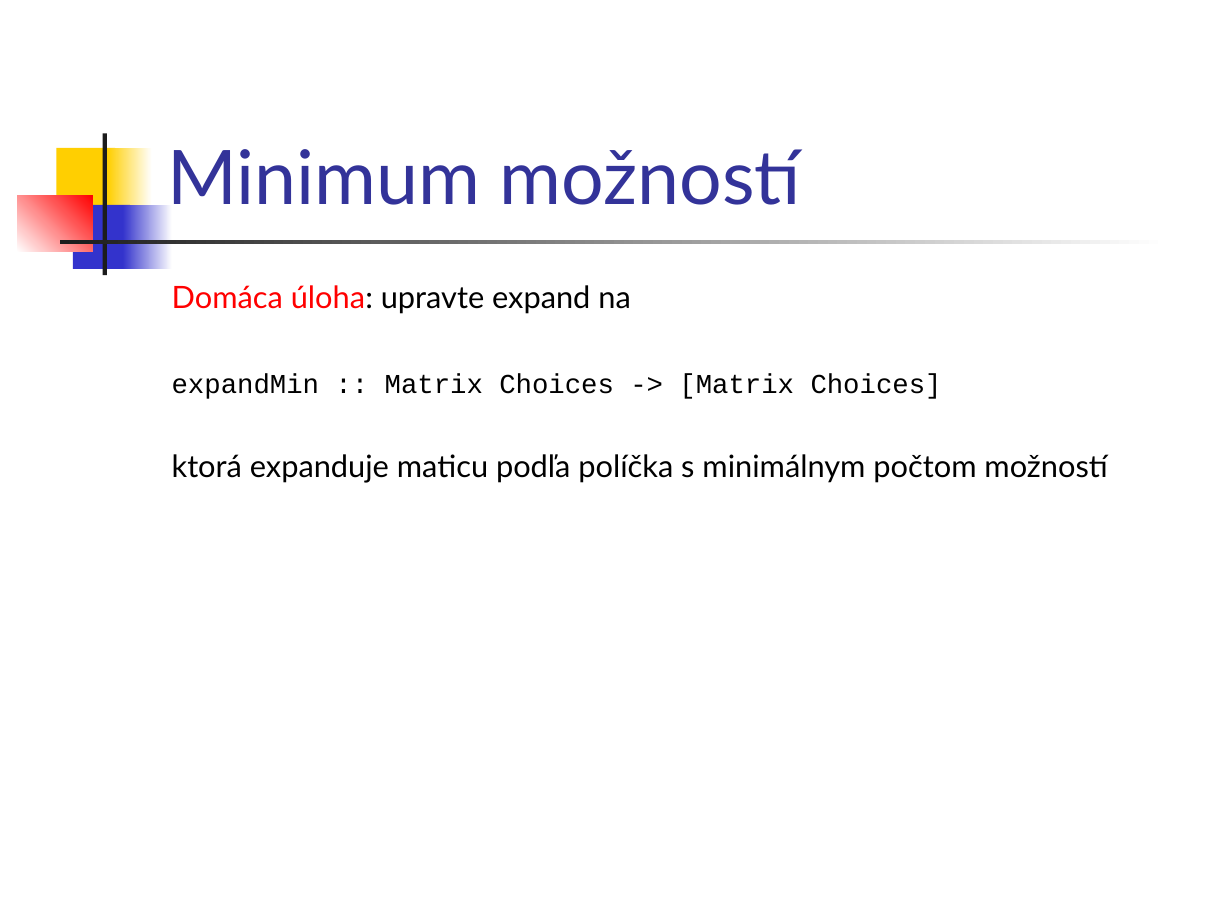
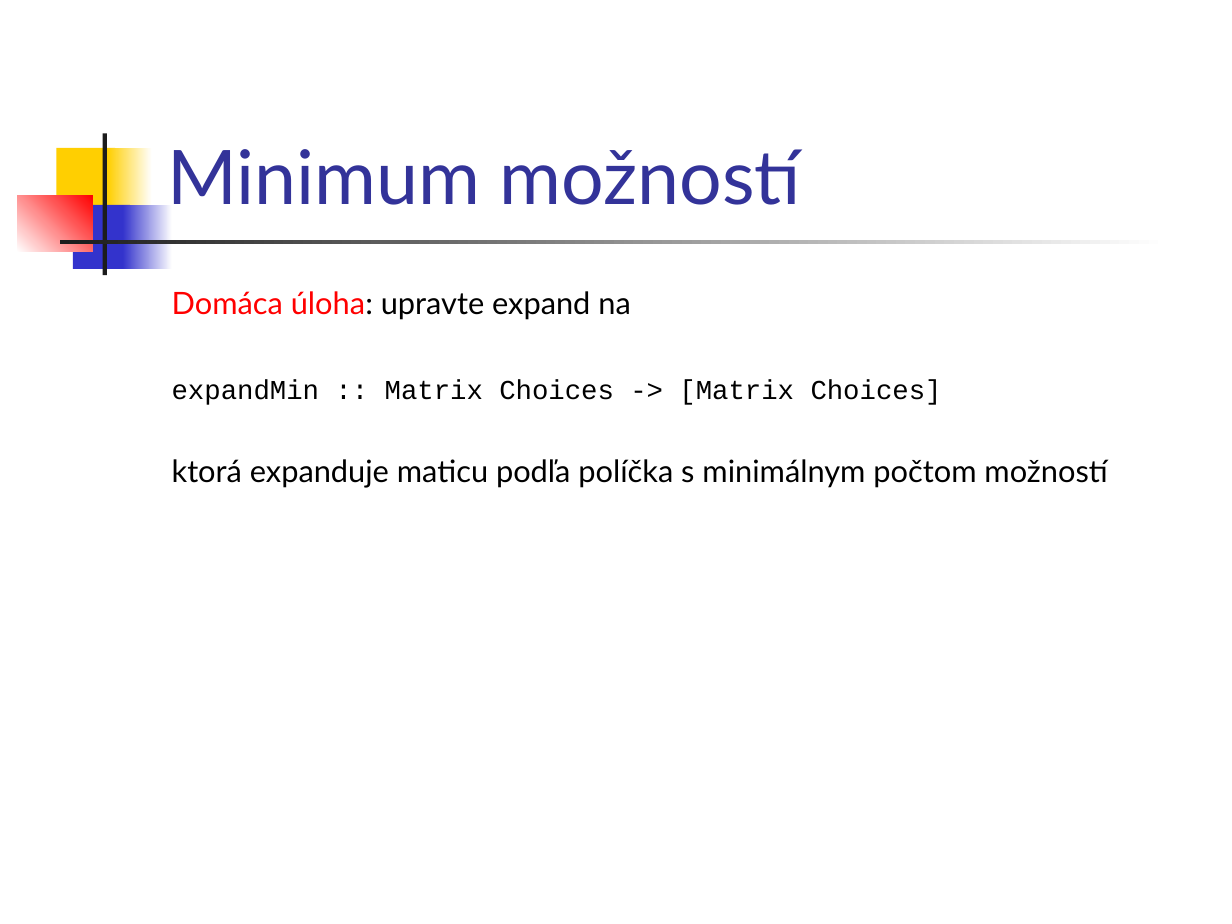
Before and after one commit to Funkcionalne/Prednasky, a slide deck: slide 44 of 04/04_fpro.ppt. Drawn at 1232x924 pixels with LibreOffice and Linux fonts; fonts in the diff are those of the drawing. Boxes give left, top, right and bottom in pixels: in the first picture for what was removed or moved away, otherwise in the second. Text is boxed around its words. In the diff, an @@ line names an element or a change of style, - is before the commit and + after.

```diff
--- a/04/04_fpro.ppt
+++ b/04/04_fpro.ppt
@@ text "Domáca úloha: upravte expand na" moved from (x1=172, y1=285, x2=1107, y2=483) to (x1=172, y1=291, x2=1107, y2=488) @@
```
Also in this commit, not shown: 2 other slides changed, 11 other files.
